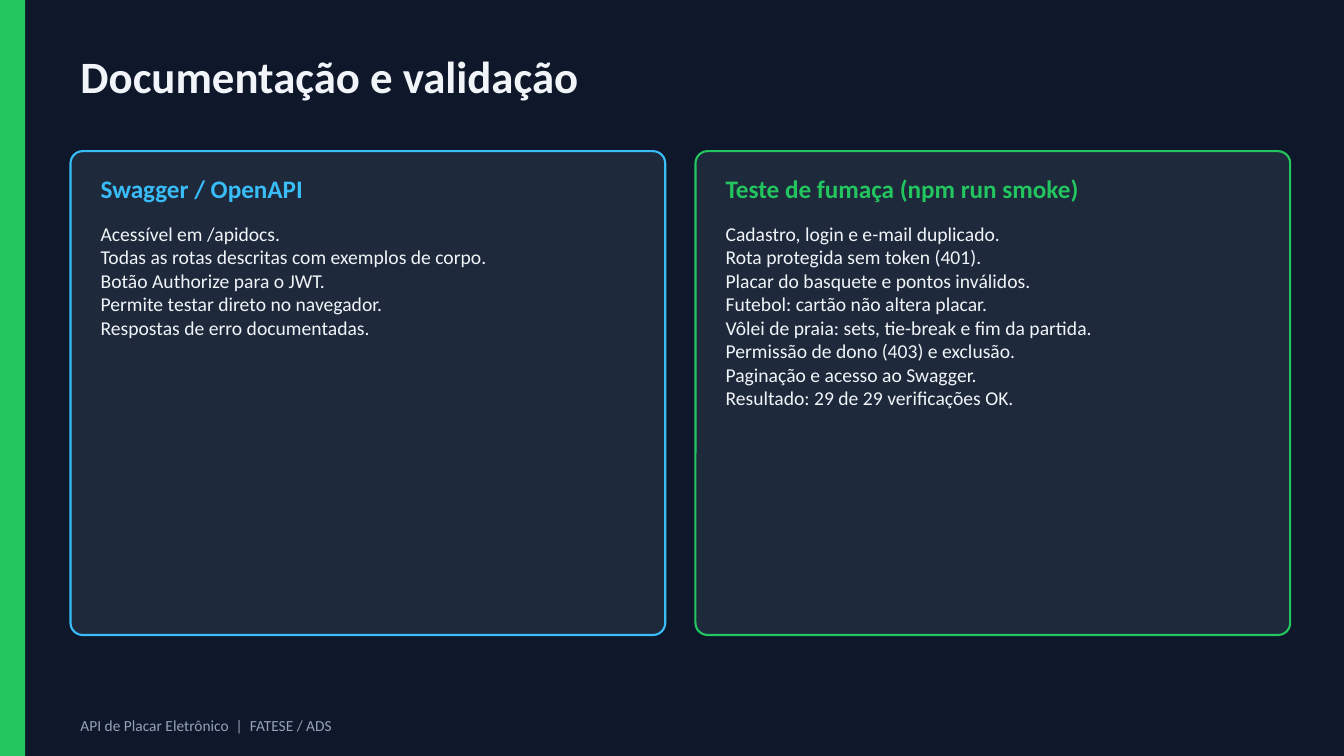
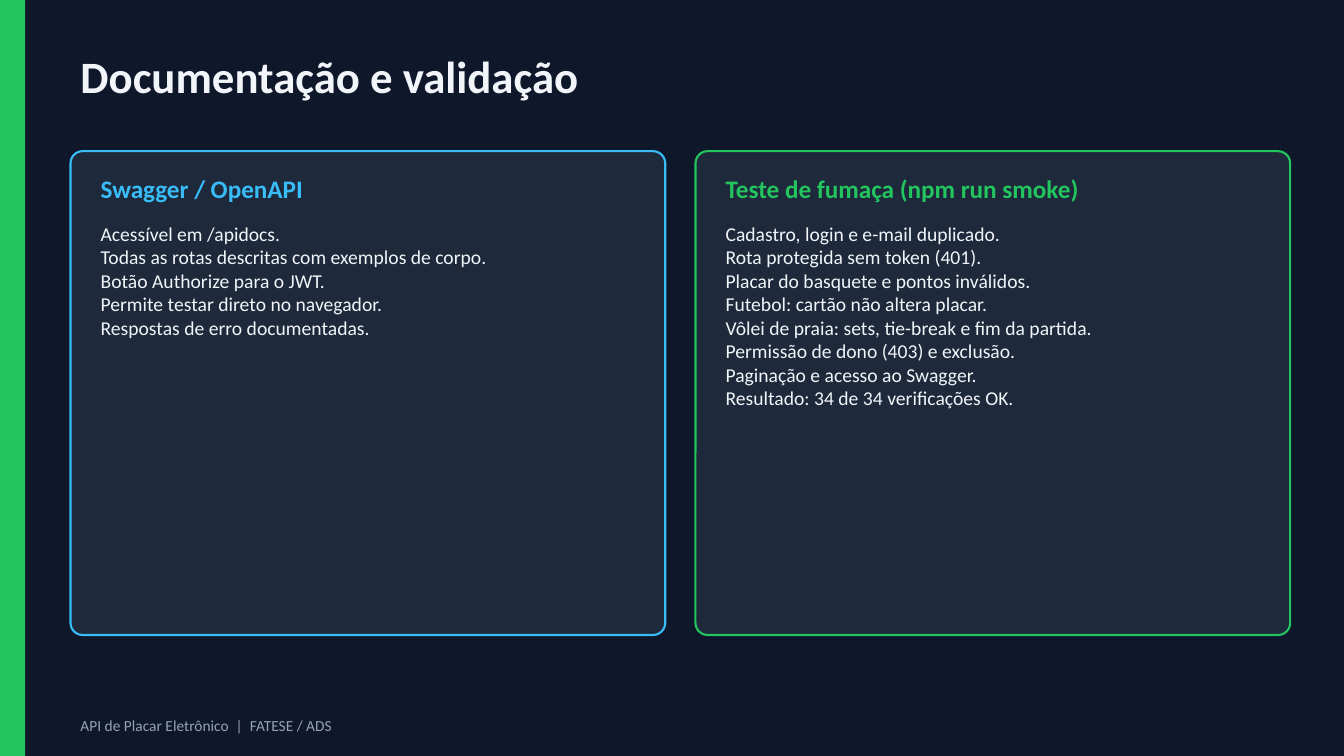
Before and after one commit to chiltonjoseadol/placar-eletronico-api, a slide deck: slide 14 of docs/Apresentacao-Placar.pptx (slide 13 before the commit). Drawn at 1344x756 pixels with LibreOffice and Linux fonts; fonts in the diff are those of the drawing. Boxes give left, top, right and bottom in pixels: in the first picture for what was removed or moved away, otherwise in the second. Text is boxed around its words. In the diff, an @@ line names an element or a change of style, - is before the commit and + after.

```diff
--- a/docs/Apresentacao-Placar.pptx
+++ b/docs/Apresentacao-Placar.pptx
@@ text at [726,391,1013,409]: text changed @@
-Resultado: 29 de 29 verificações OK.
+Resultado: 34 de 34 verificações OK.
```
Also in this commit, not shown: 3 other slides changed, 1 slide added, 15 other files.
